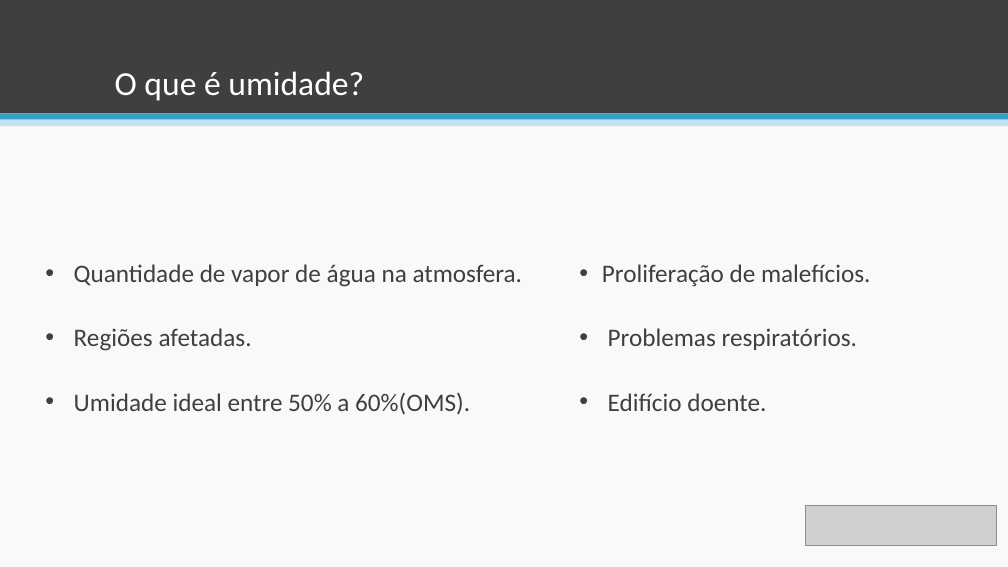
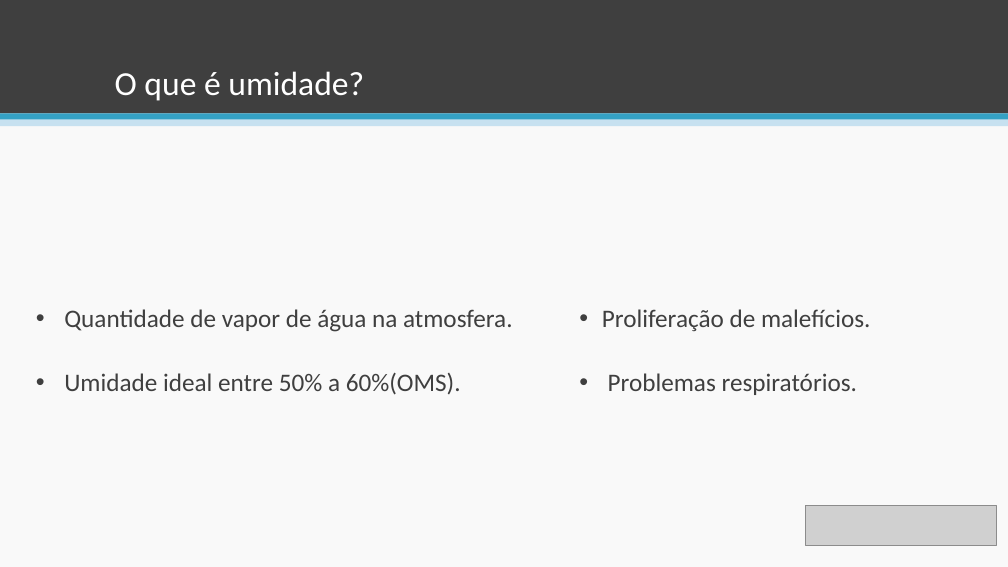
Before and after one commit to esteves-esta/TechHumi, a slide deck: slide 5 of documentacao/Apresentação.pptx. Drawn at 1008x567 pixels with LibreOffice and Linux fonts; fonts in the diff are those of the drawing; grey boxes stand for pictures. Boxes give left, top, right and bottom in pixels: in the first picture for what was removed or moved away, otherwise in the second. Text is boxed around its words. In the diff, an @@ line names an element or a change of style, - is before the commit and + after.

```diff
--- a/documentacao/Apresentação.pptx
+++ b/documentacao/Apresentação.pptx
@@ text "Quantidade de vapor de água ...": place and size @@
-text "Quantidade de vapor de água ..." at [74, 264, 523, 415]
+text "Quantidade de vapor de água ..." at [64, 309, 513, 395]
@@ text "Proliferação de malefícios.": place and size @@
-text "Proliferação de malefícios." at [602, 264, 871, 411]
+text "Proliferação de malefícios." at [602, 309, 871, 395]
@@ text at [74, 328, 252, 351]: paragraph removed @@
-• Regiões afetadas.
@@ text at [608, 393, 766, 411]: paragraph removed @@
-• Edifício doente.
```
Also in this commit, not shown: 2 other slides changed, 4 slides added, 1 slide removed.
